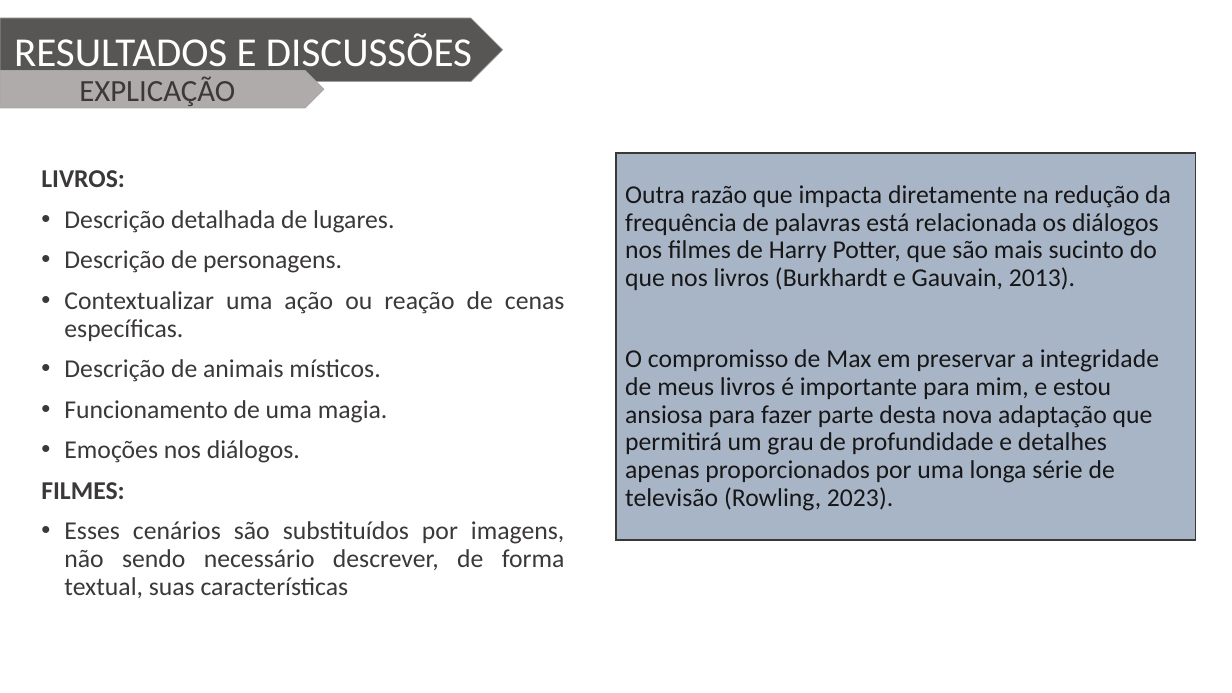
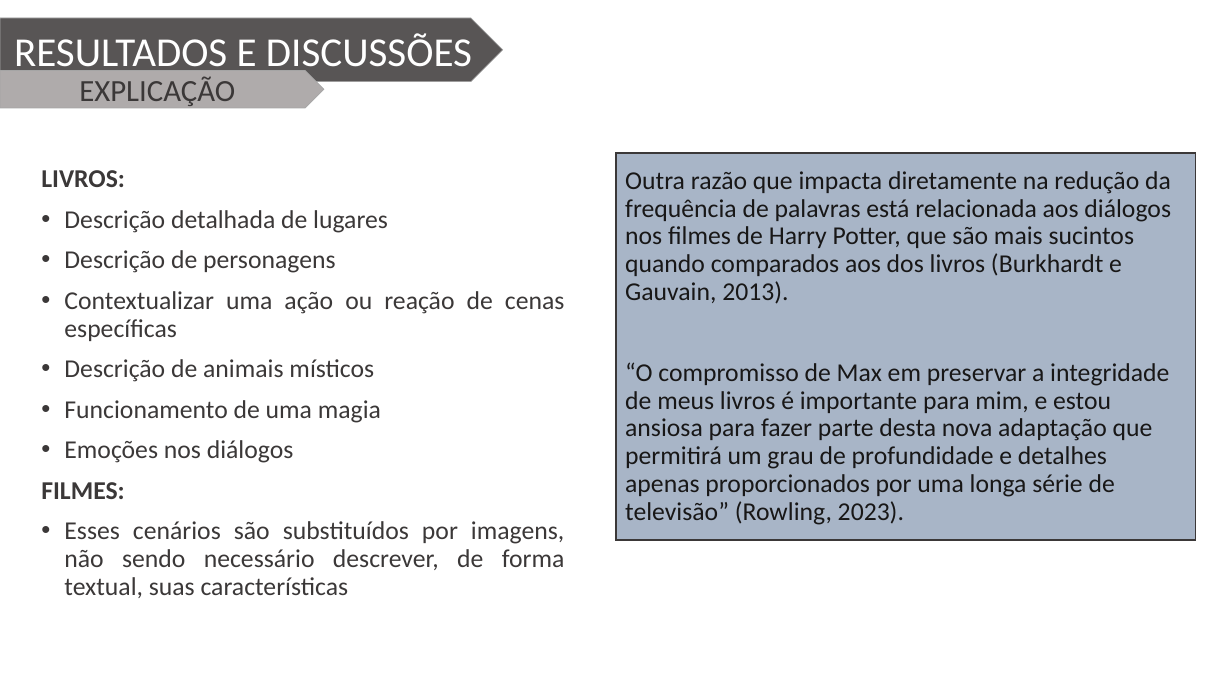
Before and after one commit to Wiryco/Natural-Language-Analysis-And-Processing, a slide deck: slide 13 of Apresentação/Apresentação TCC - Vinícius Andrade Lopes.pptx. Drawn at 1232x693 pixels with LibreOffice and Linux fonts; fonts in the diff are those of the drawing; background and template pictures are left out. Boxes give left, top, right and bottom in pixels: in the first picture for what was removed or moved away, otherwise in the second. Text is boxed around its words. In the diff, an @@ line names an element or a change of style, - is before the commit and + after.

```diff
--- a/Apresentação/Apresentação TCC - Vinícius Andrade Lopes.pptx
+++ b/Apresentação/Apresentação TCC - Vinícius Andrade Lopes.pptx
@@ text in rectangle at [625,171,1171,525]: text changed @@
-Outra razão que impacta diretamente na redução da frequência de palavras está relacionada os diálogos nos filmes de Harry Potter, que são mais sucinto do que nos livros (Burkhardt e Gauvain, 2013).
-O compromisso de Max em preservar a integridade de meus livros é importante para mim, e estou ansiosa para fazer parte desta nova adaptação que permitirá um grau de profundidade e detalhes apenas proporcionados por uma longa série de televisão (Rowling, 2023).
+Outra razão que impacta diretamente na redução da frequência de palavras está relacionada aos diálogos nos filmes de Harry Potter, que são mais sucintos quando comparados aos dos livros (Burkhardt e Gauvain, 2013).
+“O compromisso de Max em preservar a integridade de meus livros é importante para mim, e estou ansiosa para fazer parte desta nova adaptação que permitirá um grau de profundidade e detalhes apenas proporcionados por uma longa série de televisão” (Rowling, 2023).
@@ text at [64,210,564,463]: text changed @@
-• Descrição detalhada de lugares.
-• Descrição de personagens.
-• Contextualizar uma ação ou reação de cenas específicas.
-• Descrição de animais místicos.
-• Funcionamento de uma magia.
-• Emoções nos diálogos.
+• Descrição detalhada de lugares
+• Descrição de personagens
+• Contextualizar uma ação ou reação de cenas específicas
+• Descrição de animais místicos
+• Funcionamento de uma magia
+• Emoções nos diálogos
```
Also in this commit, not shown: 11 other slides changed.
